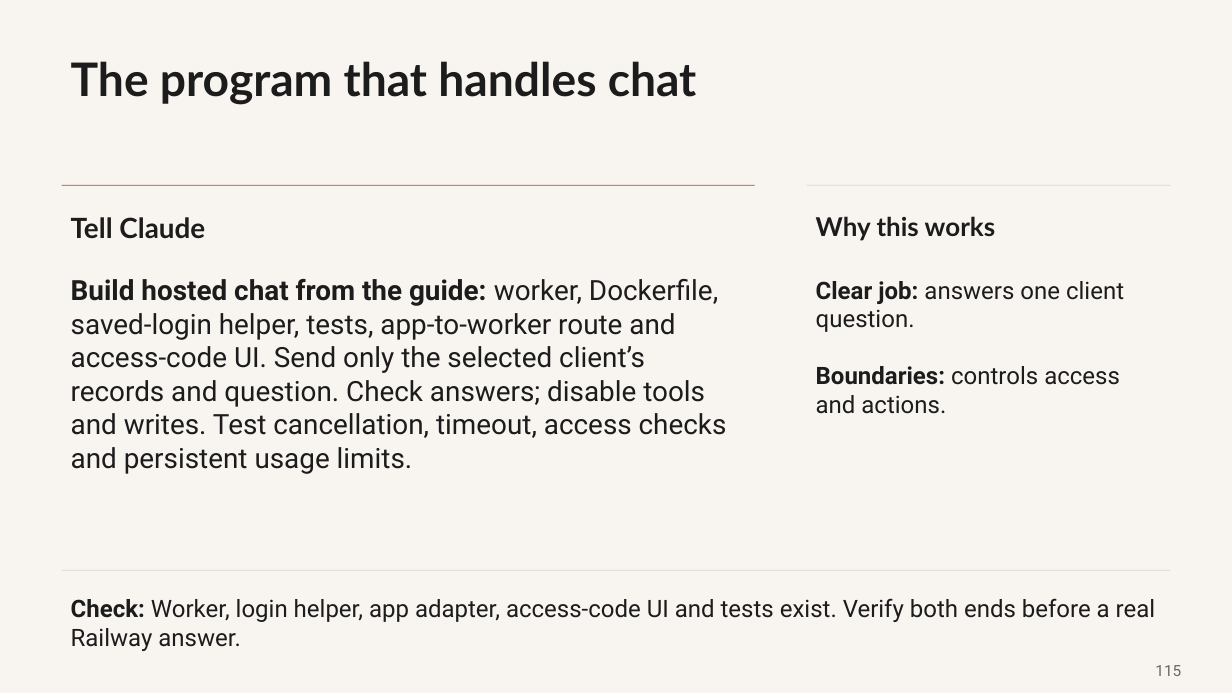
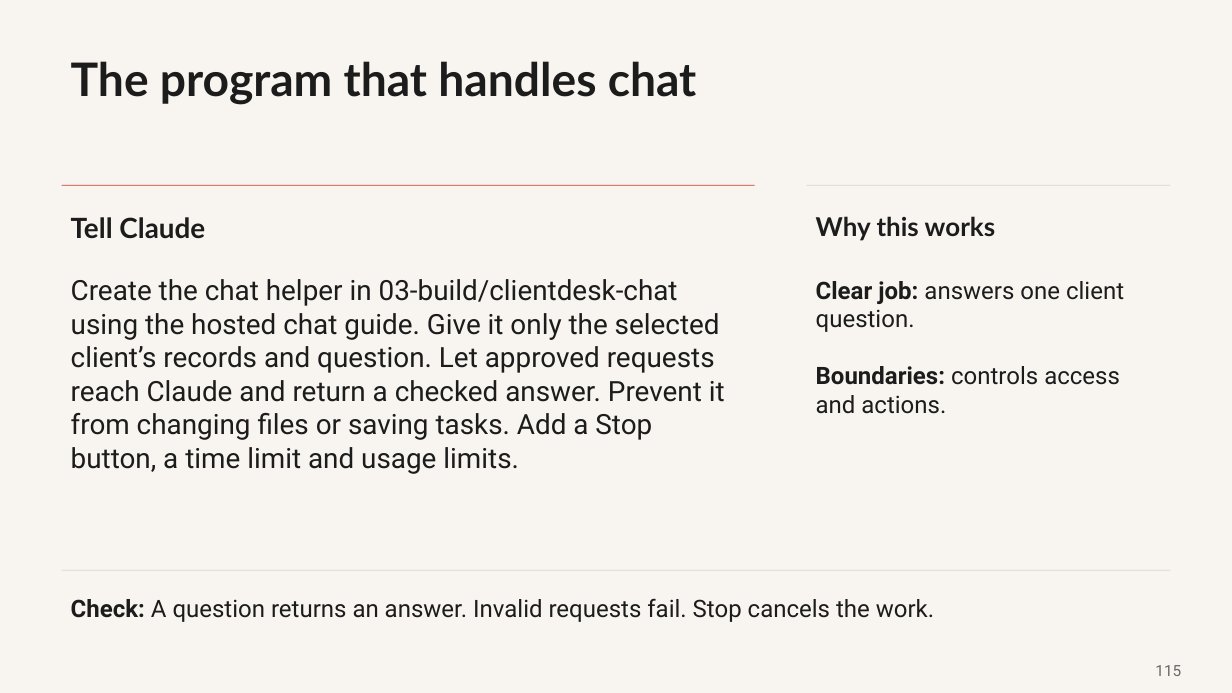
Before and after one commit to promptadvisers/claude-code-next-steps, a slide deck: slide 115 of slides/ClientDesk_Course_End_to_End.pptx. Drawn at 1232x693 pixels with LibreOffice and Linux fonts; fonts in the diff are those of the drawing. Boxes give left, top, right and bottom in pixels: in the first picture for what was removed or moved away, otherwise in the second. Text is boxed around its words. In the diff, an @@ line names an element or a change of style, - is before the commit and + after.

```diff
--- a/slides/ClientDesk_Course_End_to_End.pptx
+++ b/slides/ClientDesk_Course_End_to_End.pptx
@@ text at box(71, 279, 725, 474): text changed @@
-Build hosted chat from the guide: worker, Dockerfile, saved-login helper, tests, app-to-worker route and access-code UI. Send only the selected client’s records and question. Check answers; disable tools and writes. Test cancellation, timeout, access checks and persistent usage limits.
+Create the chat helper in 03-build/clientdesk-chat using the hosted chat guide. Give it only the selected client’s records and question. Let approved requests reach Claude and return a checked answer. Prevent it from changing files or saving tasks. Add a Stop button, a time limit and usage limits.
@@ text at box(71, 598, 934, 622): text changed @@
-Check: Worker, login helper, app adapter, access-code UI and tests exist. Verify both ends before a real Railway answer.
+Check: A question returns an answer. Invalid requests fail. Stop cancels the work.
```
Also in this commit, not shown: 11 other slides changed, 3 other files.
